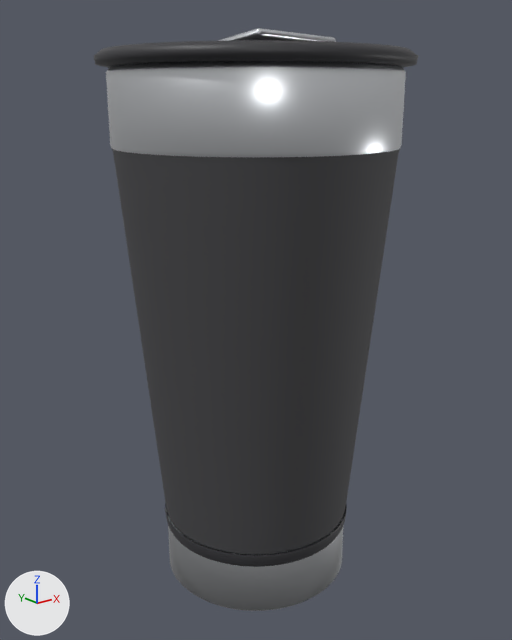
Before and after pictures for a commit that changed the Blender file assets-src/pint.blend.
Camera for both pictures: a 50 mm camera at (-0.149, -0.1862, 0.1705) aimed at (0.0004, 0.0004, 0.0959). The axes (+X, +Y, +Z) are drawn at lower left. The lights are the same throughout. The older version comes first.

Names of what the first picture shows: 'Body', 'Lid_tab', 'Plastic_lid', 'Plastic_ring', 'Steel_base', 'Steel_top'.
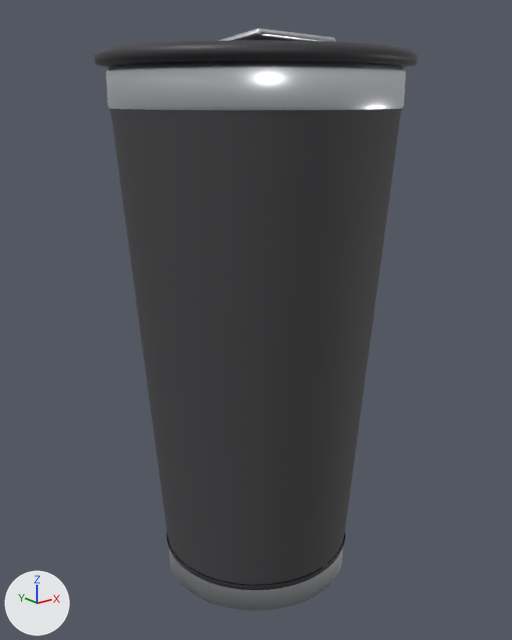
Pixel boxes (x1, y1, x2, y2) of what changed, in the pictures (512 x 640 px; the box of a moved part takes in the faces that stretch with it):
'Body', reshaped (17% taller): before (112, 149, 400, 555); after (109, 108, 402, 585)
'Steel_top', reshaped (48% shorter): before (106, 61, 406, 157); after (106, 61, 406, 110)
'Steel_base', reshaped: before (168, 515, 344, 611); after (169, 543, 343, 611)
part 1 of me_body, moved or reshaped: before (167, 511, 345, 555); after (168, 538, 344, 585)
part 2 of me_body, moved or reshaped: before (112, 149, 400, 528); after (109, 108, 402, 580)
part 3 of me_steel_base, moved or reshaped: before (168, 515, 344, 598); after (169, 543, 343, 598)
part 4 of me_plastic_ring, moved or reshaped: before (165, 504, 347, 558); after (166, 532, 345, 587)
part 5 of me_plastic_ring, moved or reshaped: before (165, 505, 346, 565); after (167, 534, 345, 590)
part 6 of me_plastic_ring, moved or reshaped: before (167, 512, 345, 567); after (168, 539, 344, 590)
part 7 of me_steel_top, moved or reshaped: before (108, 67, 404, 157); after (108, 67, 404, 110)

Diff of the bpy script that builds the scene:
```diff
--- a/assets-src/pint.blend.py
+++ b/assets-src/pint.blend.py
@@ me_body @@
 # used by ob_body; parent = ob_pint; location = (0.0, 0.0, 0.0)
-me_body.from_pydata(...)  # 512 vertices, 384 faces; spans x -0.0462..0.0462, y -0.0462..0.0462, z 0.024..0.1555
+me_body.from_pydata(...)  # 512 vertices, 384 faces; spans x -0.0462..0.0462, y -0.0462..0.0462, z 0.012..0.1675
+# me_body part 1: all 256 vertices in x -0.0341..0.0341, y -0.0341..0.0341, z 0.024..0.026 are moved by (0.0, 0.0, -0.012)
+# me_body part 2: all 256 vertices in x -0.0462..0.0462, y -0.0462..0.0462, z 0.1535..0.1555 are moved by (0.0, 0.0, 0.012)
 me_body.materials.append(mat_body)
@@ me_steel_base @@
 # used by ob_steel_base; parent = ob_pint; location = (0.0, 0.0, 0.0)
-me_steel_base.from_pydata(...)  # 513 vertices, 512 faces; spans x -0.0335..0.0335, y -0.0335..0.0335, z 0.0..0.019
+me_steel_base.from_pydata(...)  # 513 vertices, 512 faces; spans x -0.0335..0.0335, y -0.0335..0.0335, z 0.0..0.0095
+# me_steel_base part 3: all 128 vertices in x -0.0335..0.0335, y -0.0335..0.0335, z 0.019 are moved by (0.0, 0.0, -0.0095)
 me_steel_base.materials.append(mat_steel)
@@ me_plastic_ring @@
 # used by ob_plastic_ring; parent = ob_pint; location = (0.0, 0.0, 0.0)
-me_plastic_ring.from_pydata(...)  # 512 vertices, 384 faces; spans x -0.0344..0.0344, y -0.0344..0.0344, z 0.019..0.024
+me_plastic_ring.from_pydata(...)  # 512 vertices, 384 faces; spans x -0.0344..0.0344, y -0.0344..0.0344, z 0.0095..0.012
+# me_plastic_ring part 4: all 128 vertices in x -0.0344..0.0344, y -0.0344..0.0344, z 0.023 are moved by (0.0, 0.0, -0.0116)
+# me_plastic_ring part 5: all 128 vertices in x -0.034..0.034, y -0.034..0.034, z 0.02 are moved by (0.0, 0.0, -0.0099)
+# me_plastic_ring part 6: all 128 vertices in x -0.0335..0.0335, y -0.0335..0.0335, z 0.019 are moved by (0.0, 0.0, -0.0095)
+# other edits to the shape of me_plastic_ring do not show in these pictures
 me_plastic_ring.materials.append(mat_plastic)
@@ me_steel_top @@
 # used by ob_steel_top; parent = ob_pint; location = (0.0, 0.0, 0.0)
-me_steel_top.from_pydata(...)  # 640 vertices, 512 faces; spans x -0.0466..0.0466, y -0.0466..0.0466, z 0.1555..0.1795
+me_steel_top.from_pydata(...)  # 640 vertices, 512 faces; spans x -0.0466..0.0466, y -0.0466..0.0466, z 0.1675..0.1795
+# me_steel_top part 7: all 256 vertices in x -0.0466..0.0466, y -0.0466..0.0466, z 0.1555..0.1565 are moved by (0.0, 0.0, 0.012)
 me_steel_top.materials.append(mat_steel)
```
